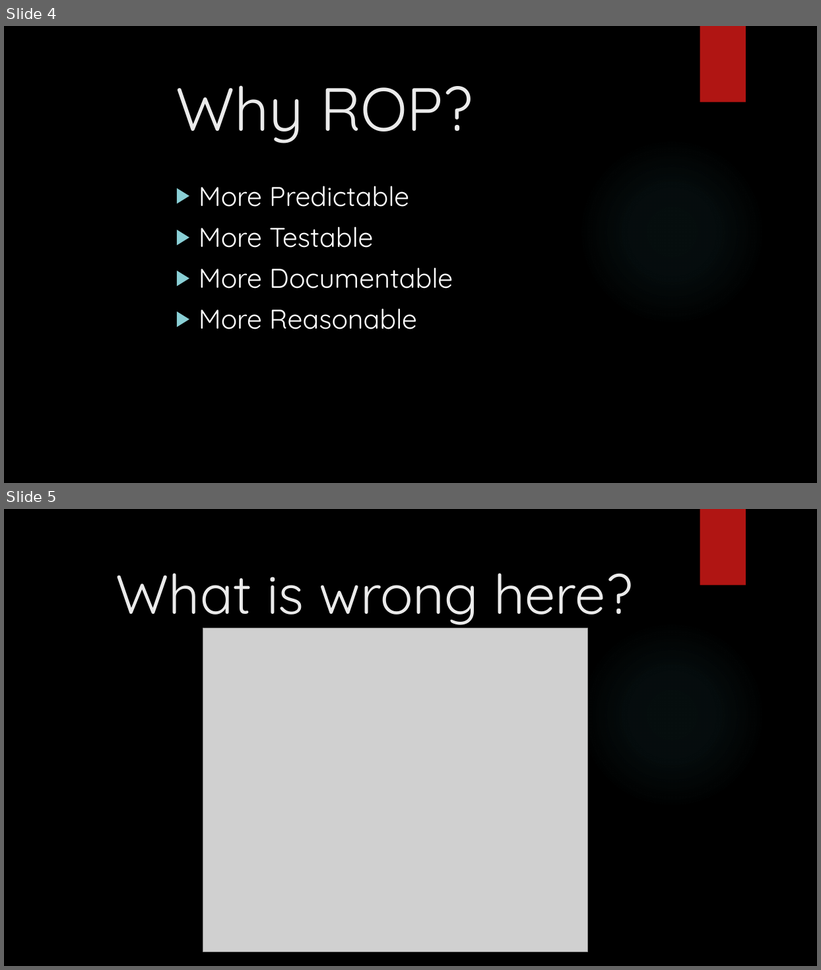
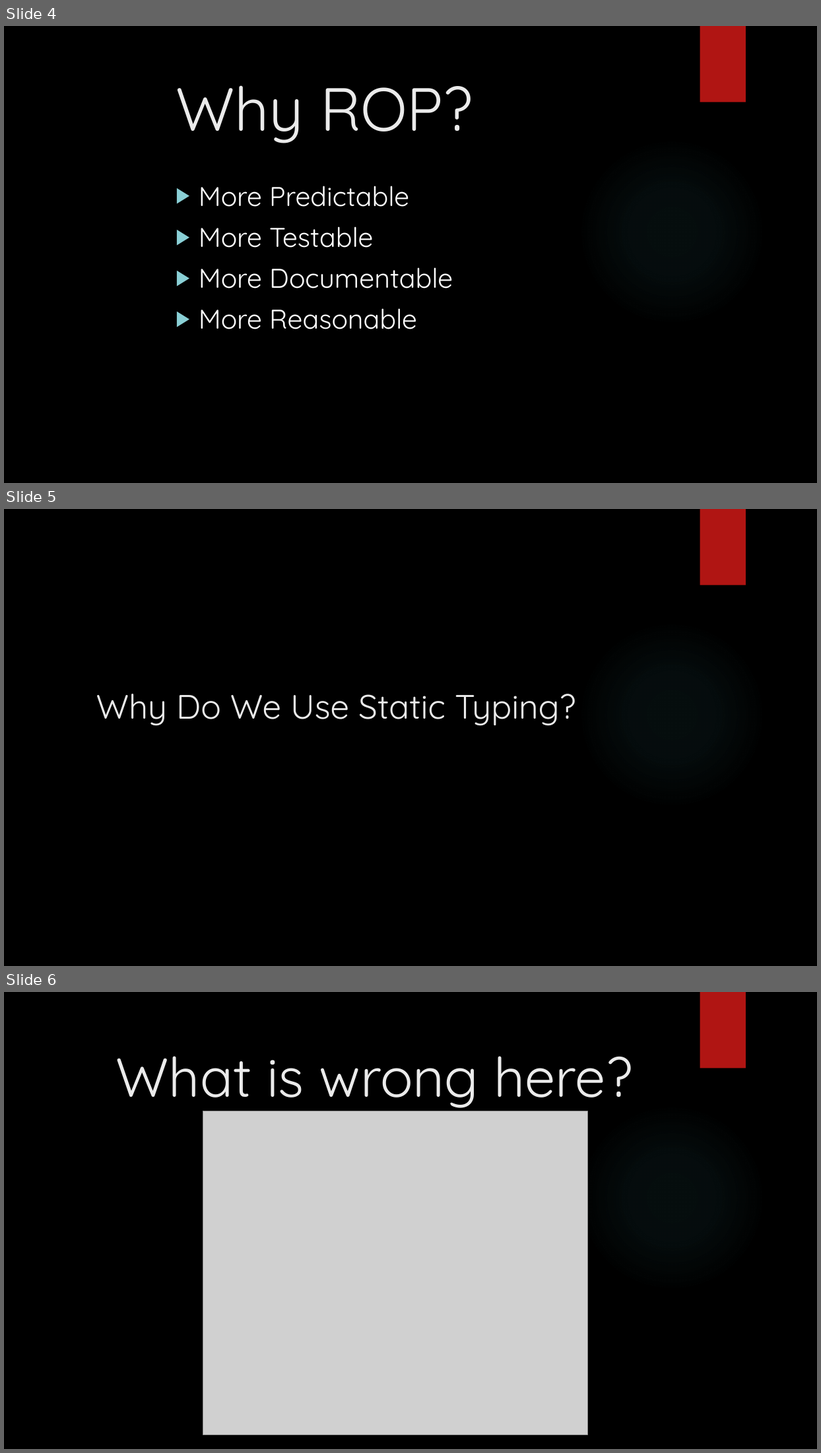
Before and after one commit to daleardi/roptalk, a slide deck: ROP SCC talk.pptx. Shown one above the other, each under a label of ours: slides 4 and 5 before the commit, slides 4, 5 and 6 after it. The pictures are 821x970 and 821x1453 pixels, drawn with LibreOffice and Linux fonts; fonts in the diff are those of the drawing; grey boxes stand for pictures; background and template pictures are left out. Boxes give left, top, right and bottom in pixels: in the first picture for what was removed or moved away, otherwise in the second. Text is boxed around its words. In the diff, an @@ line names an element or a change of style, - is before the commit and + after.

Commit message:
added slide for type questions

```diff
--- a/ROP SCC talk.pptx
+++ b/ROP SCC talk.pptx
@@ slide 5 added at [4, 509, 817, 966], background picture (left out); not listed: 2 template elements that a slide beside it also shows @@
@@ title added at [96, 694, 576, 726], 40 pt, text #EBEBEB @@
+Why Do We Use Static Typing?
@@ what was slide 5 is now slide 6 @@
```
